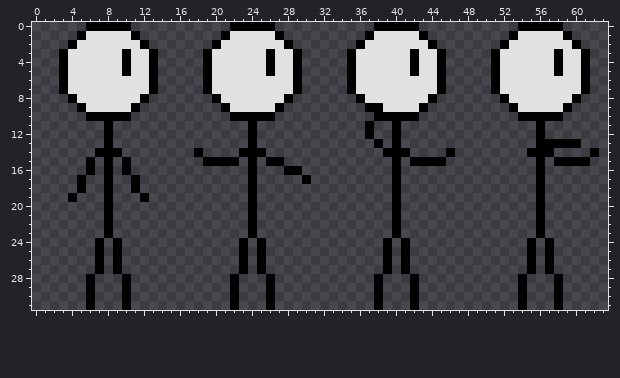
Edited in one commit: pixel-art sprite (game/assets/animation/character/throw/throw.png). The picture above was drawn from the file before the commit.
The file is 64x32 pixels.
The same view after the edit:
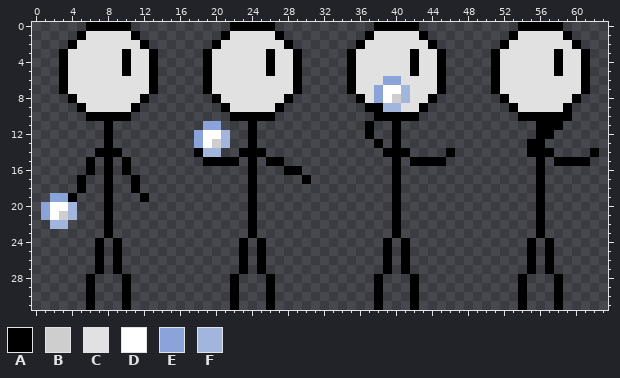
Palette (. is transparent): A #000000  B #cecece  C #e1e1e1  D #ffffff  E #8aa4d9  F #a2b5dc
The edit:
y 6: x 39..40 CC -> EE
y 7: x 38..41 CCCC -> EDDF
y 8: x 38..41 CCCC -> EDBF
y 9: x 39..40 CC -> FF
y 10: x 59 . -> A
y 11: x 19..20 .. -> EE; x 57..58 .. -> AA
y 12: x 18..21 .... -> EDDF; x 57 . -> A
y 13: x 18..21 .... -> EDBF; x 55 . -> A; x 57..60 AAAA -> ....
y 14: x 19..20 .. -> FF
y 19: x 2..3 .. -> EE
y 20: x 1..4 .... -> EDDF
y 21: x 1..4 .... -> EDBF
y 22: x 2..3 .. -> FF
